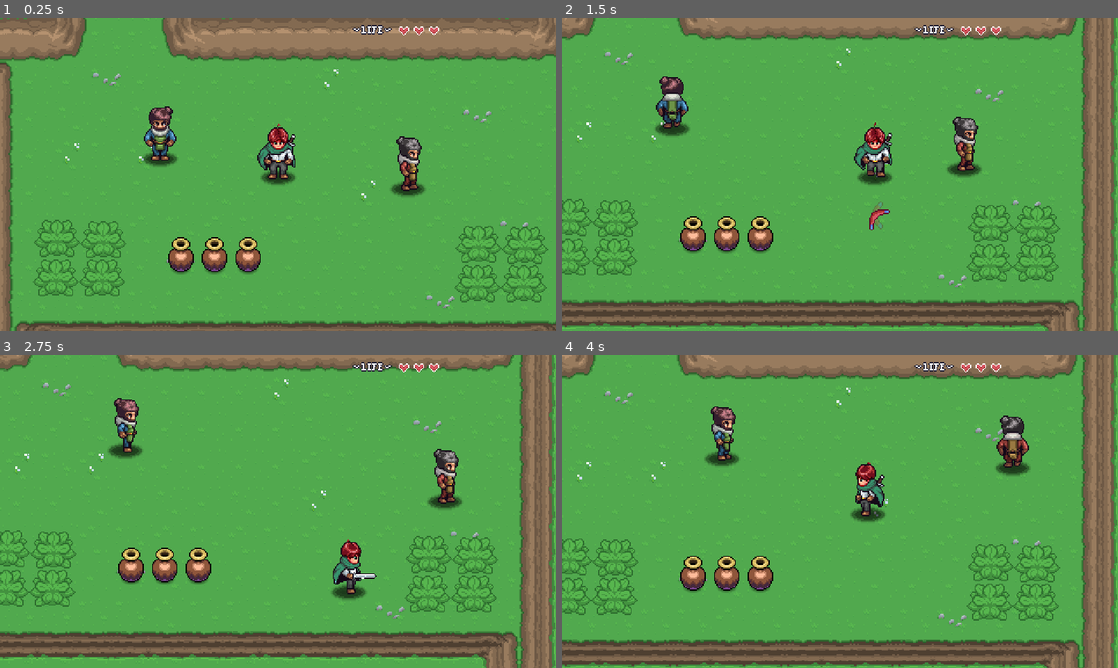
Above: before the commit, frames 1-4 (two rows, left to right).
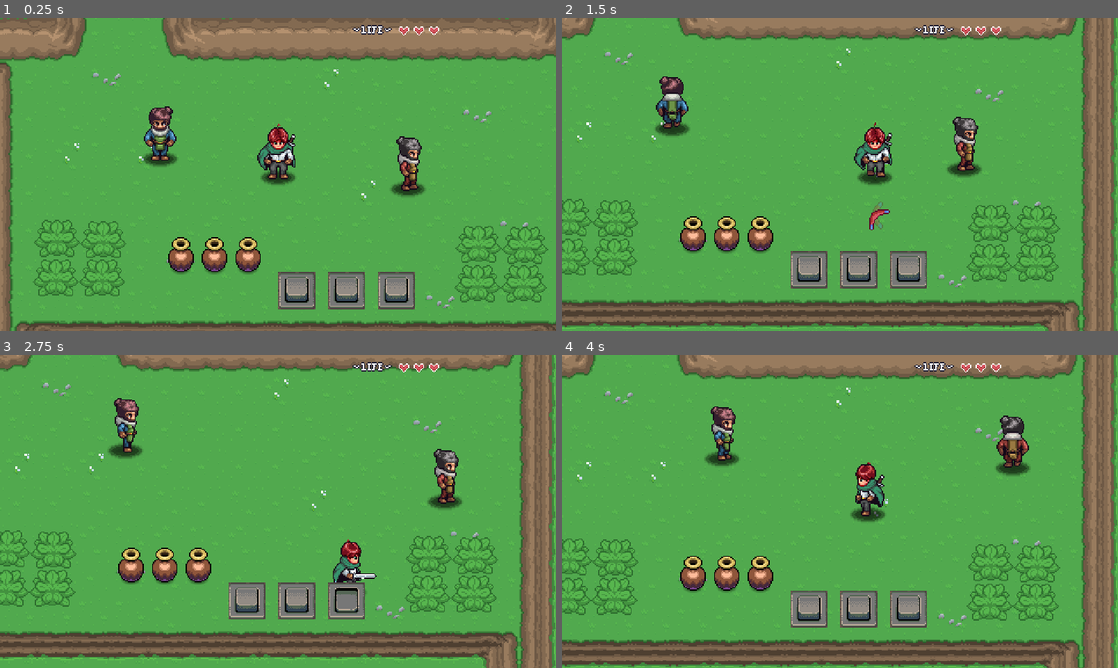
Above: after the commit, the same moments.

Repository: shawndeprey/aarpg
Game: Godot game, scene res://Levels/Area 1/03.tscn
Same seed, same stepped clock (60 frames per second), same inputs: the game is played once before the commit and once after it. This scene is started directly instead of the project's main scene. Sound files missing from this copy of the repository are replaced by a short silence.
Inputs:
- Up to frame 1 (0.25 s): no input
- Up to frame 2 (1.5 s): tap Enter (ui_accept) at 0.5, 0.77 s; hold Right (right) 0.53-1.28 s; hold X (interact) 0.53-1.28 s; hold Down (down) from 1.28 s (still down); tap C (ability) at 1.35 s
- Up to frame 3 (2.75 s): tap Enter (ui_accept) at 1.52 s; tap X (interact) at 1.55, 2.3 s; release Down (down) at 2.03 s; hold Right (right) from 2.03 s (still down); hold Z (attack) from 2.03 s (still down)
- Up to frame 4 (4 s): release Right (right) at 2.78 s; release Z (attack) at 2.78 s; hold Up (up) 2.78-3.53 s; tap X (interact) at 2.85, 3.8 s; tap Enter (ui_accept) at 3.02, 3.77 s; hold Left (left) from 3.53 s (still down); hold P (test) from 3.53 s (still down)

The runs differ from the first frame. In frame 1, 2.4% of the frame differs, in the area x 50-75%, y 81-94%; in frame 2, 2.4%; in frame 3, 2.3%; in frame 4, 2.4%.

Commit message:
Add quest advancement basics

Diff:
--- a/GUI/dialog_system/scripts/dialog_system.gd
+++ b/GUI/dialog_system/scripts/dialog_system.gd
@@ -101,6 +101,7 @@
 
 func _dialog_choice_selected(d: DialogBranch) -> void:
 	choice_options.visible = false
+	d.selected.emit()
 	show_dialog(d.dialog_items)
 
 # DialogText Handlers
--- a/Levels/Area 1/03.tscn
+++ b/Levels/Area 1/03.tscn
@@ -18,6 +18,10 @@
 [ext_resource type="Script" path="res://interactables/dialog/scripts/dialog_choice.gd" id="16_4aeui"]
 [ext_resource type="Script" path="res://interactables/dialog/scripts/dialog_branch.gd" id="17_kchcd"]
 [ext_resource type="PackedScene" uid="uid://dmklnug1go5j1" path="res://Props/pot/pot.tscn" id="18_7nsnu"]
+[ext_resource type="Resource" uid="uid://beqn5bmhhjh1e" path="res://quests/recover_lost_flute.tres" id="19_f0h3u"]
+[ext_resource type="PackedScene" uid="uid://du45p8lp106kn" path="res://interactables/dungeon/pressure_plate.tscn" id="19_fy8rw"]
+[ext_resource type="PackedScene" uid="uid://t5qs0bu8qaj" path="res://quests/utility_nodes/quest_advance_trigger.tscn" id="20_ai520"]
+[ext_resource type="Resource" uid="uid://dqdlk6qu2vot7" path="res://quests/long_quest.tres" id="21_jndck"]
 
 [node name="02" type="Node2D"]
 script = ExtResource("1_kbb55")
@@ -139,6 +143,15 @@
 text = "Oh, and be careful of the [shake]Evil Wizard[/shake] who lurks in the dungeon!"
 npc_info = ExtResource("10_k8vj0")
 
+[node name="QuestAdvanceTrigger" parent="Npc2/DialogInteraction/DialogChoice/DialogBranch" instance=ExtResource("20_ai520")]
+position = Vector2(343, 138)
+signal_name = "selected"
+linked_quest = ExtResource("19_f0h3u")
+settings_summary = "UPDATE QUEST:
+Quest: Recover Lost Magical Flute
+Step: 0 - N/A
+Complete: false"
+
 [node name="DialogBranch2" type="Node" parent="Npc2/DialogInteraction/DialogChoice"]
 script = ExtResource("17_kchcd")
 text = "No way! Are you crazy!?"
@@ -157,3 +170,38 @@
 
 [node name="Pot3" parent="." instance=ExtResource("18_7nsnu")]
 position = Vector2(203, 211)
+
+[node name="PressurePlate" parent="." instance=ExtResource("19_fy8rw")]
+position = Vector2(245, 230)
+
+[node name="QuestAdvanceTrigger" parent="PressurePlate" instance=ExtResource("20_ai520")]
+signal_name = "activated"
+linked_quest = ExtResource("21_jndck")
+settings_summary = "UPDATE QUEST:
+Quest: Long Quest
+Step: 0 - N/A
+Complete: false"
+
+[node name="PressurePlate2" parent="." instance=ExtResource("19_fy8rw")]
+position = Vector2(288, 230)
+
+[node name="QuestAdvanceTrigger" parent="PressurePlate2" instance=ExtResource("20_ai520")]
+signal_name = "activated"
+linked_quest = ExtResource("21_jndck")
+quest_step = 1
+settings_summary = "UPDATE QUEST:
+Quest: Long Quest
+Step: 1 - Step 1
+Complete: false"
+
+[node name="PressurePlate3" parent="." instance=ExtResource("19_fy8rw")]
+position = Vector2(331, 230)
+
+[node name="QuestAdvanceTrigger" parent="PressurePlate3" instance=ExtResource("20_ai520")]
+signal_name = "activated"
+linked_quest = ExtResource("21_jndck")
+quest_step = 2
+settings_summary = "UPDATE QUEST:
+Quest: Long Quest
+Step: 2 - Step 2
+Complete: false"
--- a/interactables/dialog/scripts/dialog_branch.gd
+++ b/interactables/dialog/scripts/dialog_branch.gd
@@ -1,6 +1,7 @@
 @tool
 @icon("res://GUI/dialog_system/icons/answer_bubble.svg")
 class_name DialogBranch extends DialogItem
+signal selected
 
 @export var text: String = "Ok..." : set = _set_text
 
--- a/interactables/dungeon/pressure_plate.tscn
+++ b/interactables/dungeon/pressure_plate.tscn
@@ -10,6 +10,7 @@
 script = ExtResource("1_4ff8m")
 
 [node name="Sprite2D" type="Sprite2D" parent="."]
+z_as_relative = false
 texture = ExtResource("2_ybcus")
 region_enabled = true
 region_rect = Rect2(416, 64, 32, 32)
--- /dev/null
+++ b/quests/utility_nodes/quest_advance_trigger.gd
@@ -0,0 +1,20 @@
+@tool
+@icon("res://quests/utility_nodes/icons/quest_advance.png")
+class_name QuestAdvanceTrigger extends QuestNode
+
+@export_category("Signal Parent Connection")
+@export var signal_name: String = ""
+
+func _ready() -> void:
+	if Engine.is_editor_hint(): return
+	$Sprite2D.queue_free()
+	if signal_name != "" and get_parent().has_signal(signal_name):
+		get_parent().connect(signal_name, advance_quest)
+
+func advance_quest() -> void:
+	if linked_quest == null: return
+	var title: String = linked_quest.title
+	var step: String = get_step()
+	if step == "N/A": step = ""
+	print("advance_quest: ", title, " - ", step, " - ", quest_complete)
+	QuestManager.update_quest(title, step, quest_complete)
--- /dev/null
+++ b/quests/utility_nodes/quest_advance_trigger.tscn
@@ -0,0 +1,11 @@
+[gd_scene load_steps=3 format=3 uid="uid://t5qs0bu8qaj"]
+
+[ext_resource type="Script" path="res://quests/utility_nodes/quest_advance_trigger.gd" id="1_dn8vo"]
+[ext_resource type="Texture2D" uid="uid://dfqypqvdqep1h" path="res://quests/utility_nodes/icons/quest_advance.png" id="2_pguwk"]
+
+[node name="QuestAdvanceTrigger" type="Node2D"]
+script = ExtResource("1_dn8vo")
+
+[node name="Sprite2D" type="Sprite2D" parent="."]
+position = Vector2(14, -19)
+texture = ExtResource("2_pguwk")
--- /dev/null
+++ b/quests/utility_nodes/quest_node.gd
@@ -0,0 +1,39 @@
+@tool
+class_name QuestNode extends Node2D
+
+@export var linked_quest: Quest = null: set = _set_quest
+@export var quest_step: int = 0: set = _set_step
+@export var quest_complete: bool = false: set = _set_quest_complete
+
+@export_category("Information Only")
+@export_multiline var settings_summary: String
+
+func _ready() -> void:
+	pass
+
+func _set_quest(_v: Quest) -> void:
+	linked_quest = _v
+	quest_step = 0
+	update_summary()
+
+func _set_step(_v: int) -> void:
+	quest_step = clamp(_v, 0, get_step_count())
+	update_summary()
+
+func _set_quest_complete(_v: bool) -> void:
+	quest_complete = _v
+	update_summary()
+
+func get_step_count() -> int:
+	if linked_quest == null: return 0
+	return linked_quest.steps.size()
+
+func update_summary() -> void:
+	settings_summary = "UPDATE QUEST:\nQuest: " + linked_quest.title + "\n"
+	settings_summary += "Step: " + str(quest_step) + " - " + get_step() + "\n"
+	settings_summary += "Complete: " + str(quest_complete)
+
+func get_step() -> String:
+	if quest_step != 0 and quest_step <= get_step_count():
+		return linked_quest.steps[quest_step - 1]
+	return "N/A"
Not shown: 1 places in Levels/Area 1/03.tscn that only renumber resources
Binary file added: quests/utility_nodes/icons/quest_advance.png
Not shown, added: quests/utility_nodes/icons/quest_advance.png.import
Binary file added: quests/utility_nodes/icons/quest_switch.png
Not shown, added: quests/utility_nodes/icons/quest_switch.png.import
Not shown, changed: README.md
Not shown, added: quests/utility_nodes/.DS_Store
